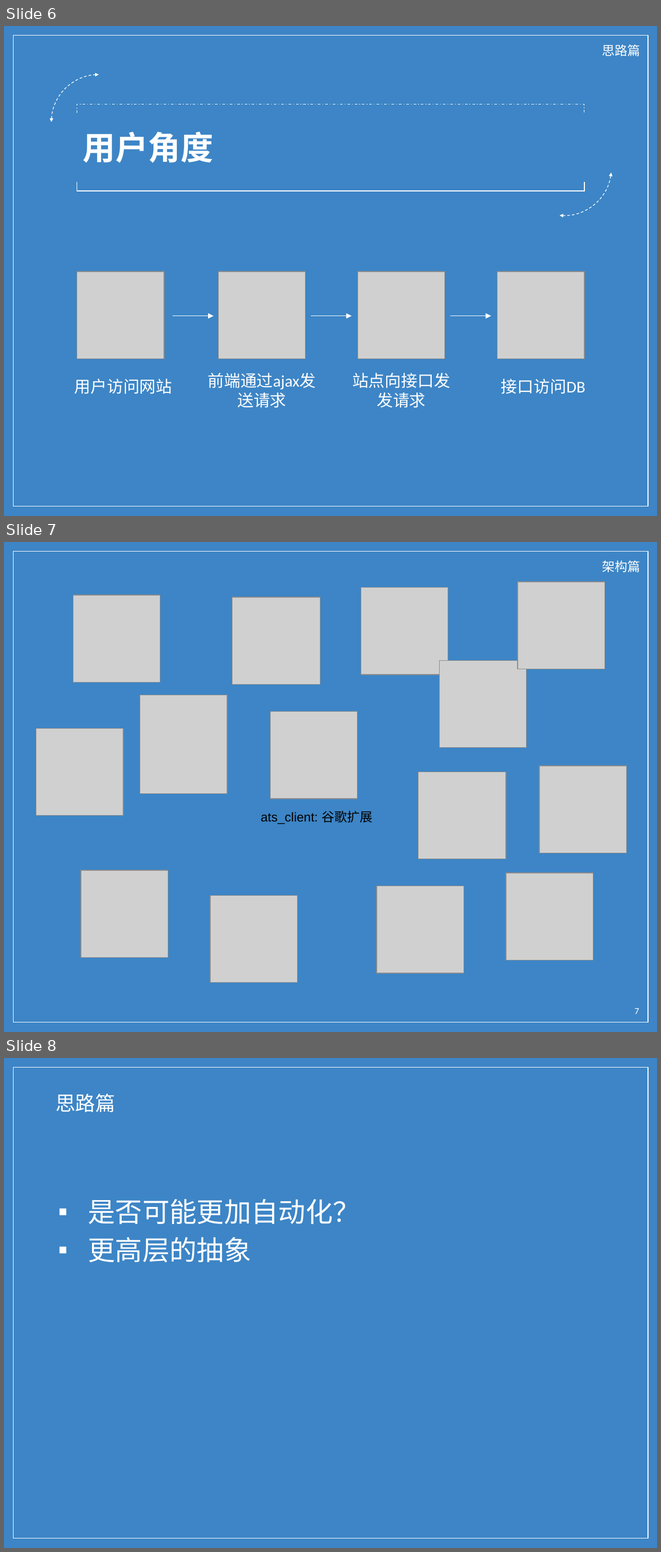
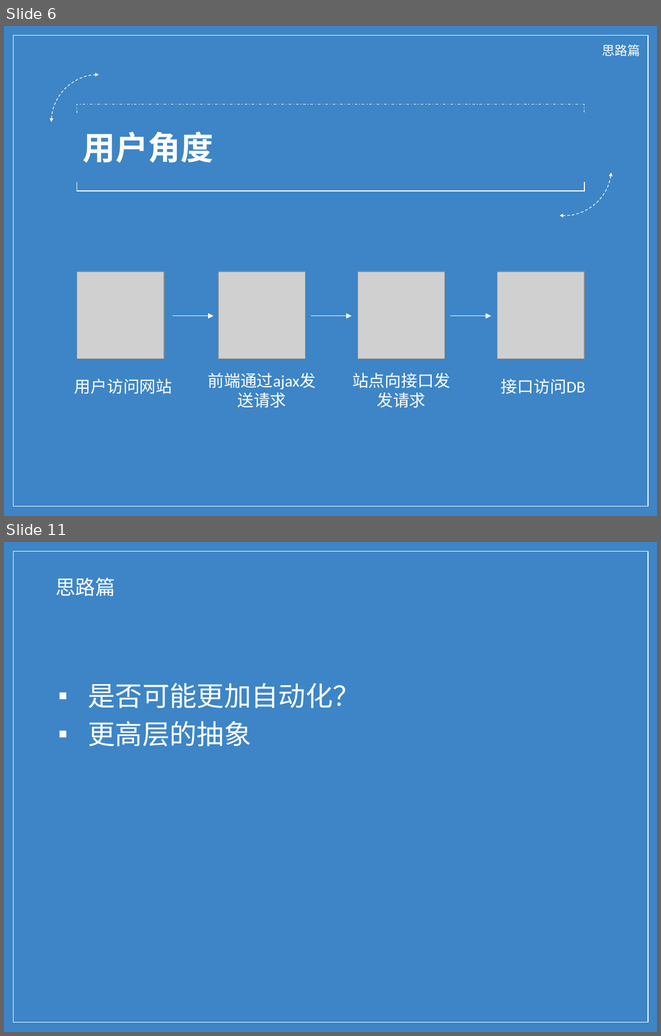
Before and after one commit to wu0792/ats_client, a slide deck: ext/share.pptx. Shown one above the other, each under a label of ours: slides 6, 7 and 8 before the commit, slides 6 and 11 after it; the slides between them are not shown. The pictures are 661x1552 and 661x1036 pixels, drawn with LibreOffice and Linux fonts; fonts in the diff are those of the drawing; grey boxes stand for pictures; background and template pictures are left out. Boxes give left, top, right and bottom in pixels: in the first picture for what was removed or moved away, otherwise in the second. Text is boxed around its words. In the diff, an @@ line names an element or a change of style, - is before the commit and + after.

Commit message:
ppt

```diff
--- a/ext/share.pptx
+++ b/ext/share.pptx
@@ slide 7 removed at (4, 542, 657, 1032), background picture (left out); not listed: 1 template element that a slide beside it also shows @@
@@ text removed at (602, 561, 640, 572) @@
-架构篇
@@ picture removed at (361, 588, 448, 674) @@
@@ picture removed at (517, 582, 604, 669) @@
@@ picture removed at (73, 595, 160, 682) @@
@@ picture removed at (232, 597, 320, 684) @@
@@ picture removed at (440, 660, 527, 747) @@
@@ picture removed at (140, 695, 227, 793) @@
@@ picture removed at (271, 711, 358, 798) @@
@@ picture removed at (36, 728, 123, 815) @@
@@ picture removed at (418, 772, 505, 859) @@
@@ picture removed at (539, 766, 626, 853) @@
@@ text removed at (261, 811, 372, 824) @@
-ats_client: 谷歌扩展
@@ picture removed at (81, 870, 168, 956) @@
@@ picture removed at (506, 872, 593, 959) @@
@@ picture removed at (377, 886, 464, 973) @@
@@ picture removed at (210, 896, 297, 982) @@
@@ page number removed at (635, 1008, 639, 1014) @@
-7
@@ what was slide 8 is now slide 11 @@
```
Also in this commit, not shown: 5 slides changed, 4 slides added.
